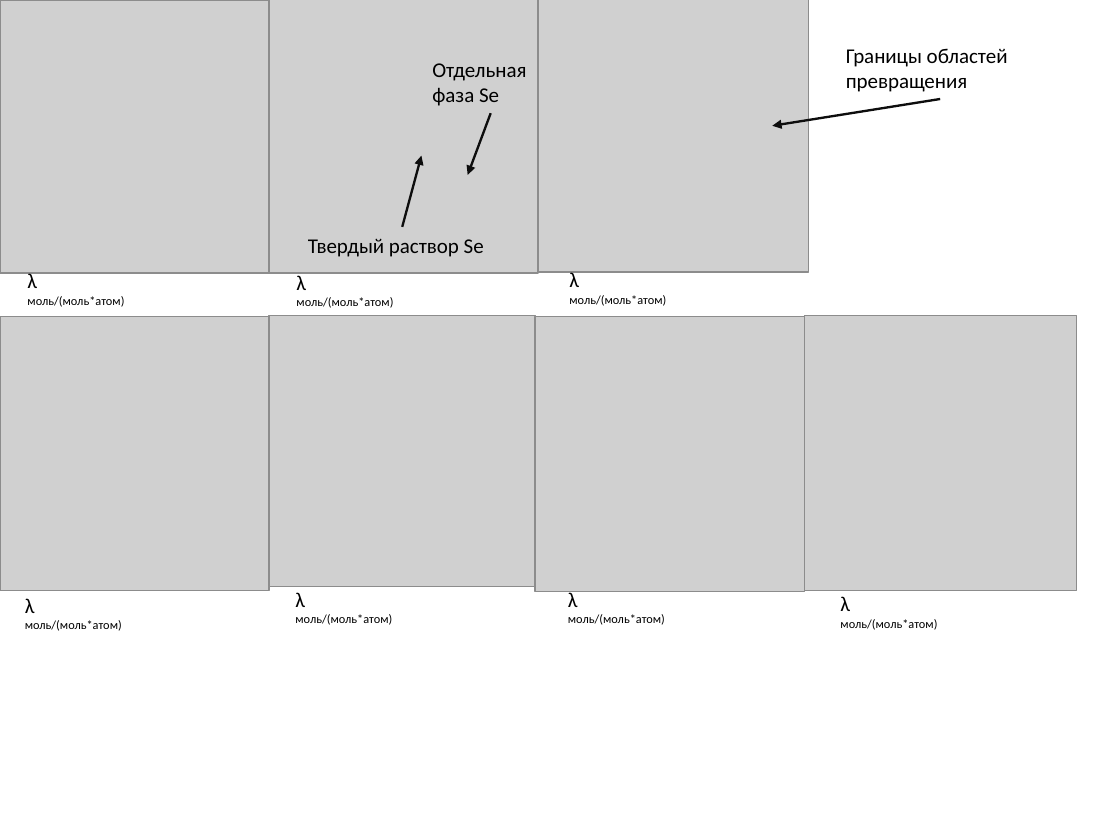
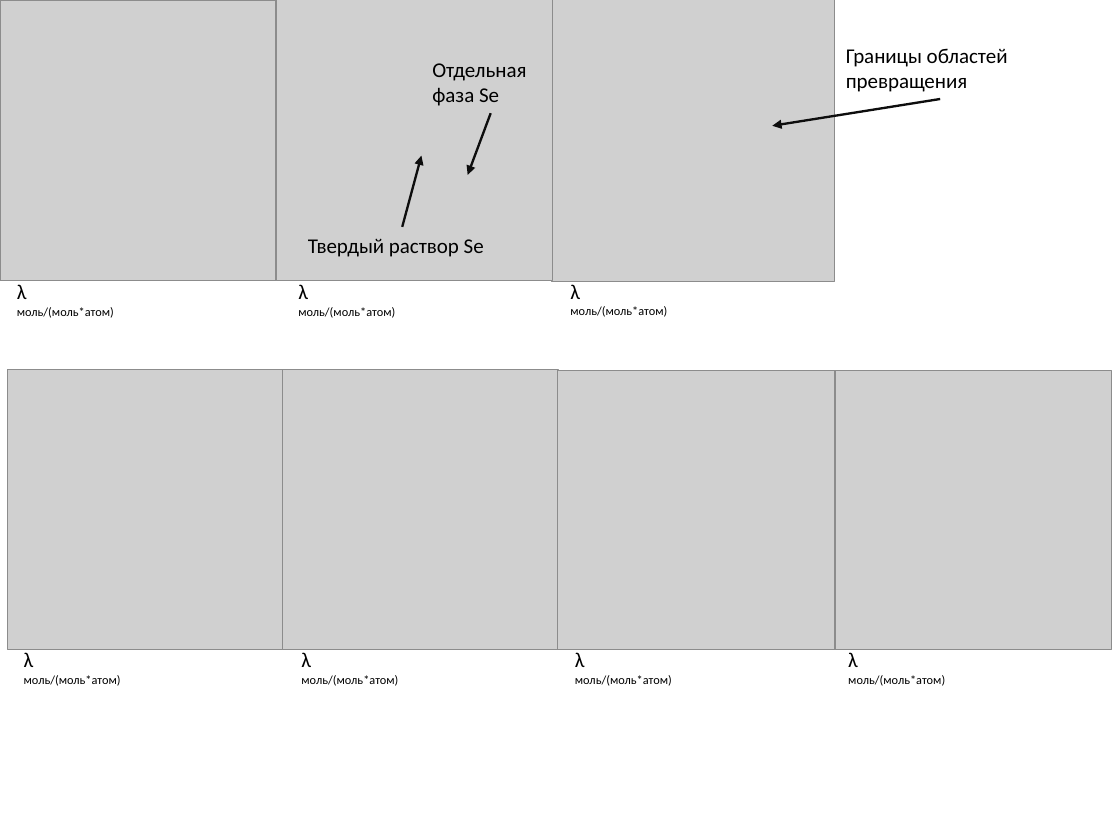
Before and after one commit to EnglishBeach/glass, a slide deck: slide 5 of Презентация.pptx. Drawn at 1120x840 pixels with LibreOffice and Linux fonts; fonts in the diff are those of the drawing; grey boxes stand for pictures. Boxes give left, top, right and bottom in pixels: in the first picture for what was removed or moved away, otherwise in the second. Text is boxed around its words. In the diff, an @@ line names an element or a change of style, - is before the commit and + after.

```diff
--- a/Презентация.pptx
+++ b/Презентация.pptx
@@ picture resized from (x1=0, y1=0, x2=269, y2=273) to (x1=0, y1=0, x2=276, y2=280) @@
@@ picture resized from (x1=269, y1=0, x2=538, y2=273) to (x1=277, y1=0, x2=552, y2=281) @@
@@ picture resized from (x1=538, y1=0, x2=809, y2=272) to (x1=552, y1=0, x2=836, y2=282) @@
@@ text "λ моль/(моль*атом)" moved from (x1=27, y1=271, x2=124, y2=307) to (x1=17, y1=284, x2=114, y2=318) @@
@@ text "λ моль/(моль*атом)" moved from (x1=296, y1=272, x2=393, y2=308) to (x1=298, y1=284, x2=395, y2=318) @@
@@ text "λ моль/(моль*атом)" moved from (x1=569, y1=270, x2=666, y2=306) to (x1=570, y1=284, x2=667, y2=317) @@
@@ picture resized from (x1=0, y1=317, x2=269, y2=591) to (x1=8, y1=370, x2=283, y2=650) @@
@@ picture resized from (x1=269, y1=316, x2=535, y2=587) to (x1=283, y1=370, x2=559, y2=650) @@
@@ picture resized from (x1=535, y1=317, x2=805, y2=591) to (x1=558, y1=371, x2=836, y2=650) @@
@@ picture resized from (x1=804, y1=316, x2=1076, y2=590) to (x1=836, y1=371, x2=1112, y2=650) @@
@@ text "λ моль/(моль*атом)" moved from (x1=25, y1=598, x2=122, y2=631) to (x1=24, y1=652, x2=121, y2=686) @@
@@ text "λ моль/(моль*атом)" moved from (x1=295, y1=592, x2=392, y2=625) to (x1=301, y1=652, x2=398, y2=686) @@
@@ text "λ моль/(моль*атом)" moved from (x1=568, y1=589, x2=665, y2=625) to (x1=575, y1=652, x2=672, y2=686) @@
@@ text "λ моль/(моль*атом)" moved from (x1=840, y1=596, x2=937, y2=630) to (x1=848, y1=652, x2=945, y2=686) @@
```
Also in this commit, not shown: 2 other slides changed, 4 other files.
